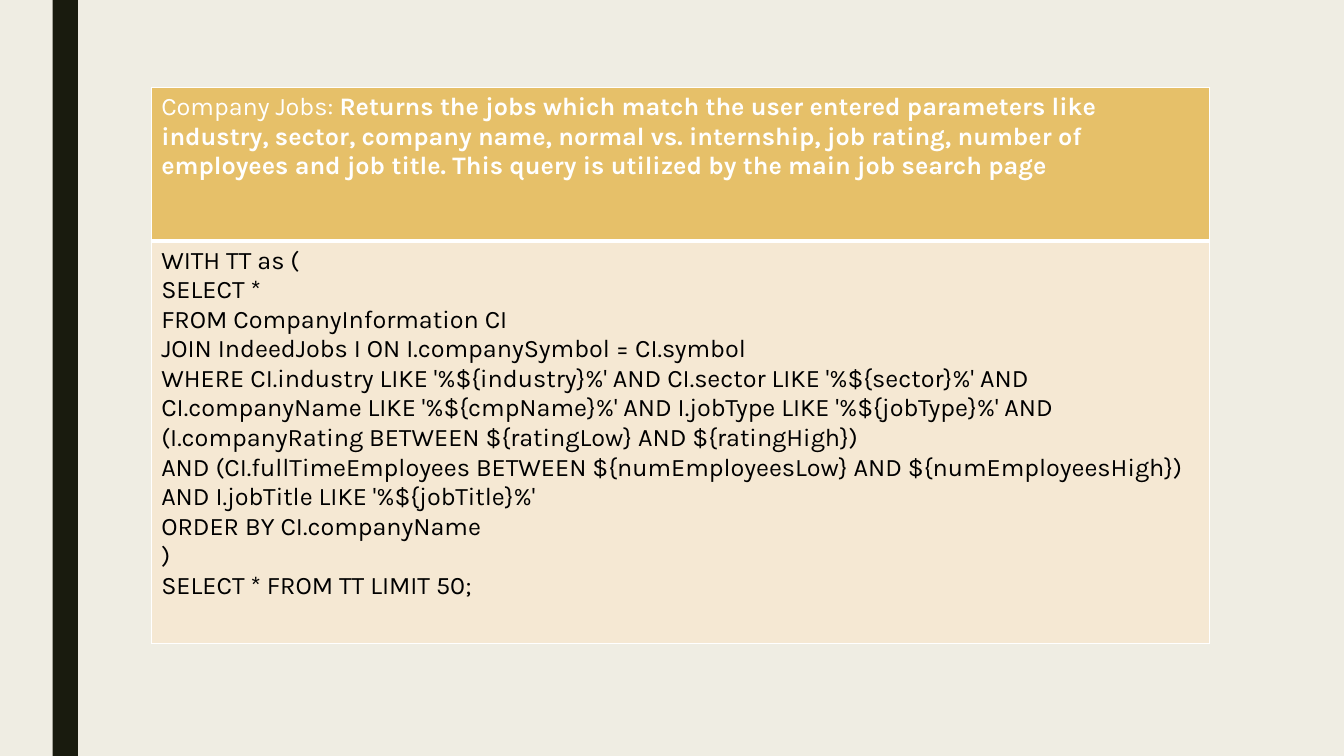
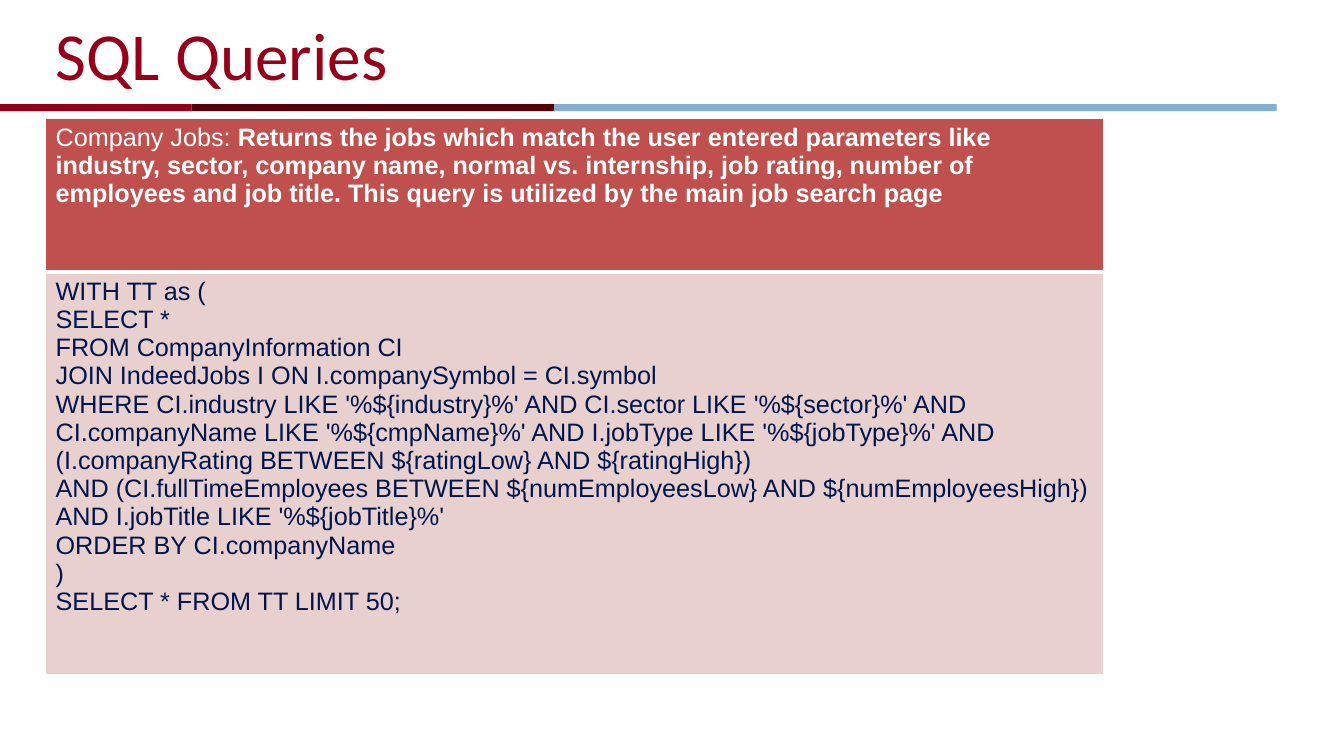
Before and after one commit to ShrivatsAgrawal/CIS550_Project_OPUS, a slide deck: slide 13 of Docs/finalcis550project.pptx. Drawn at 1344x756 pixels with LibreOffice and Linux fonts; fonts in the diff are those of the drawing; background and template pictures are left out. Boxes give left, top, right and bottom in pixels: in the first picture for what was removed or moved away, otherwise in the second. Text is boxed around its words. In the diff, an @@ line names an element or a change of style, - is before the commit and + after.

```diff
--- a/Docs/finalcis550project.pptx
+++ b/Docs/finalcis550project.pptx
@@ background #EFEDE3 to #FFFFFF @@
@@ rectangle removed at bbox=[52, 0, 78, 756] @@
@@ title added at bbox=[56, 33, 387, 89], 48 pt, text #95001A @@
+SQL Queries
@@ rectangle added at bbox=[0, 104, 192, 111], fill #95001A @@
@@ table at bbox=[45, 119, 1104, 678] @@
@@ fill #E6C069 to #C0504D in row 1, column 1 @@
@@ fill #F5E8D4 to #E8D0D0 in row 2, column 1 @@
@@ font Karla to Arial @@
@@ text colour #000000 to #00144D in "WITH TT as (", "SELECT *", "FROM CompanyInformation CI", "JOIN IndeedJobs I ON I.companySymbol = CI.symbol" and 8 more places @@
@@ table: place and size @@
-table at bbox=[151, 88, 1210, 644]
+table at bbox=[45, 119, 1104, 678]
@@ rectangle added at bbox=[192, 104, 555, 111], fill #57000A @@
@@ rectangle added at bbox=[555, 104, 1277, 111], fill #82AFD3 @@
```
Also in this commit, not shown: 16 other slides changed, 1 slide added, 1 slide removed.
